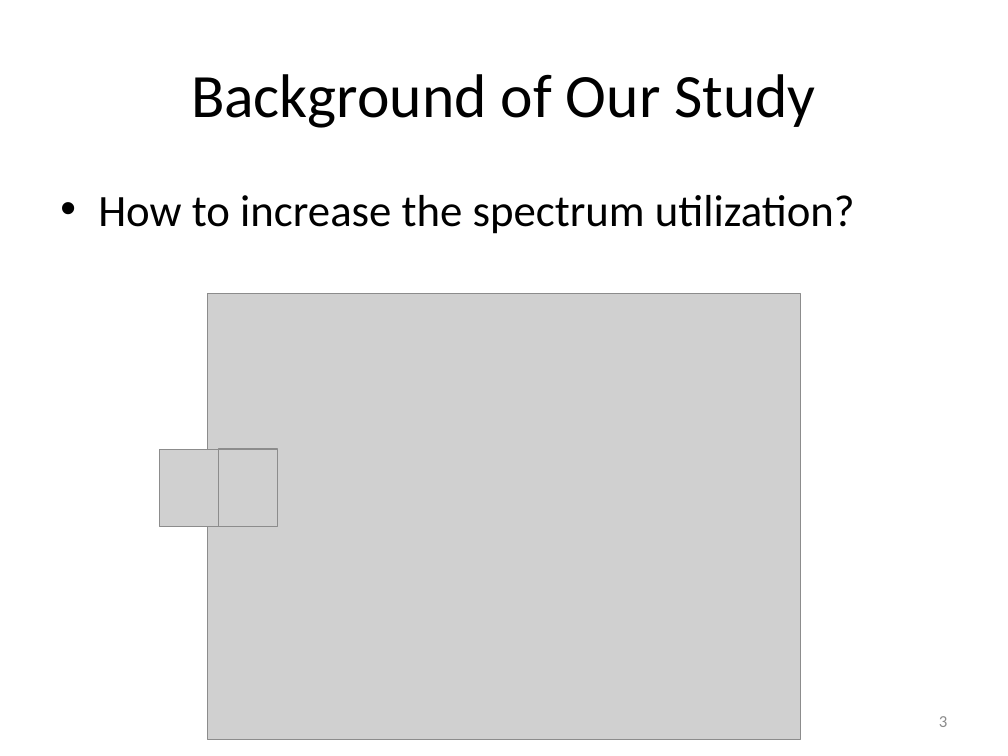
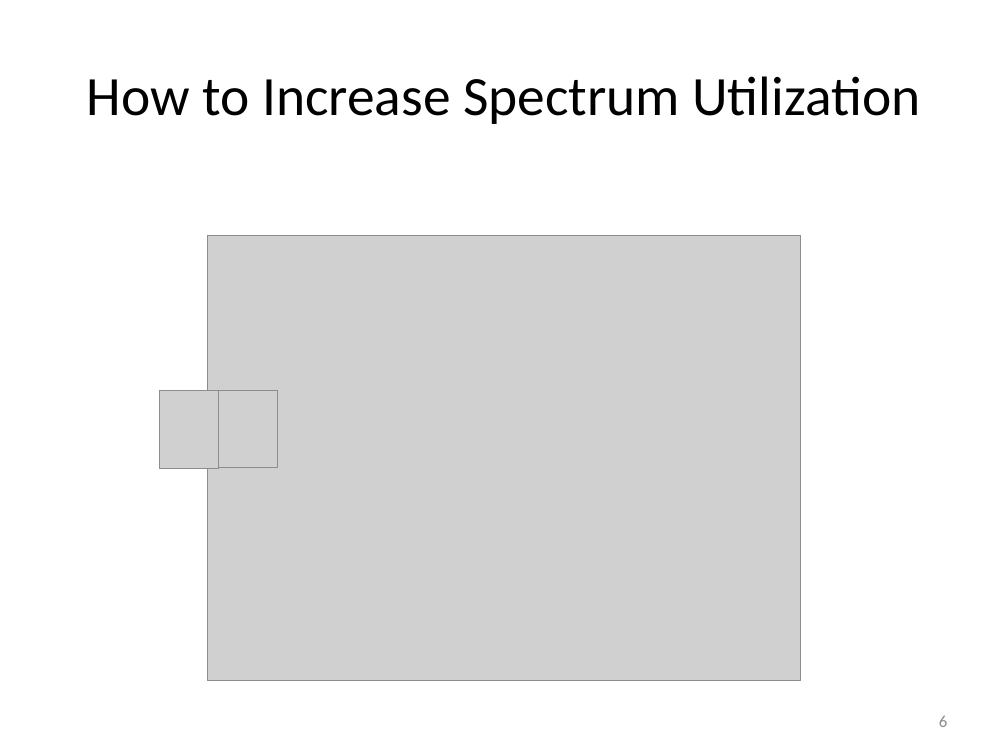
Before and after one commit to takhandipu/MSThesisPresentation, a slide deck: slide 6 of draft.pptx (slide 3 before the commit). Drawn at 1008x756 pixels with LibreOffice and Linux fonts; fonts in the diff are those of the drawing; grey boxes stand for pictures. Boxes give left, top, right and bottom in pixels: in the first picture for what was removed or moved away, otherwise in the second. Text is boxed around its words. In the diff, an @@ line names an element or a change of style, - is before the commit and + after.

```diff
--- a/draft.pptx
+++ b/draft.pptx
@@ title at box(87, 76, 920, 124): text changed; size 44 to 39.6 pt @@
-Background of Our Study
+How to Increase Spectrum Utilization
@@ text removed at box(98, 195, 855, 234) @@
-• How to increase the spectrum utilization?
@@ 3 pictures: place and size @@
-3 pictures at box(159, 294, 801, 740)
+3 pictures at box(159, 235, 801, 680)
@@ page number at box(939, 716, 947, 727): text changed @@
-3
+6
```
Also in this commit, not shown: 8 other slides changed, 12 slides added, 7 slides removed, 2 other files.
